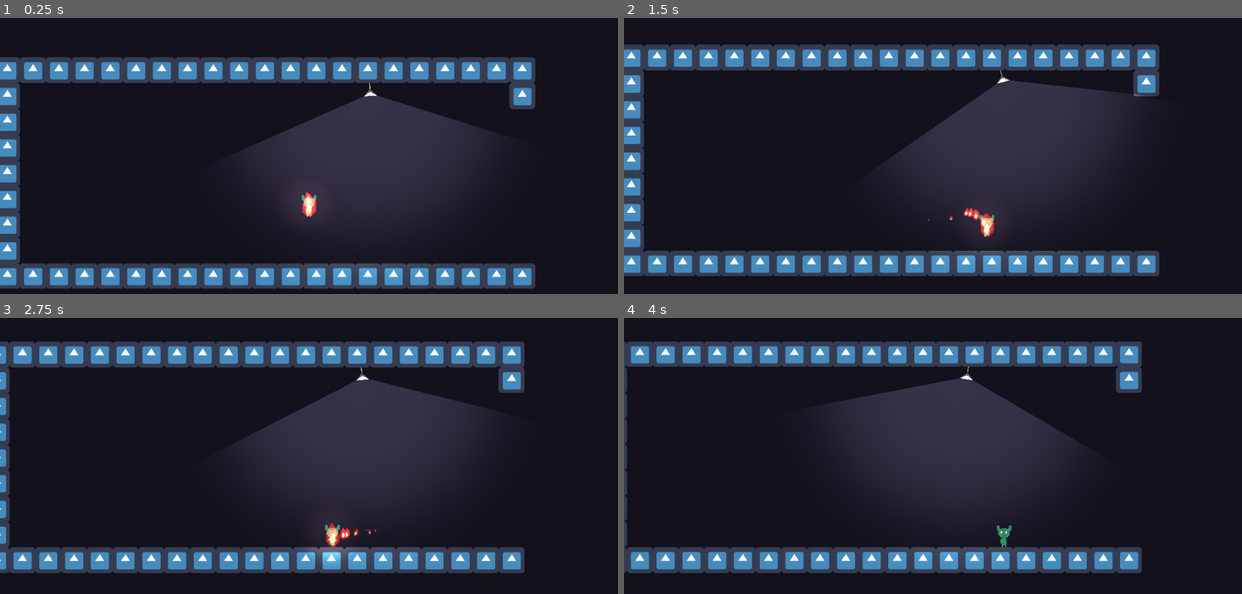
Above: before the commit, frames 1-4 (two rows, left to right).
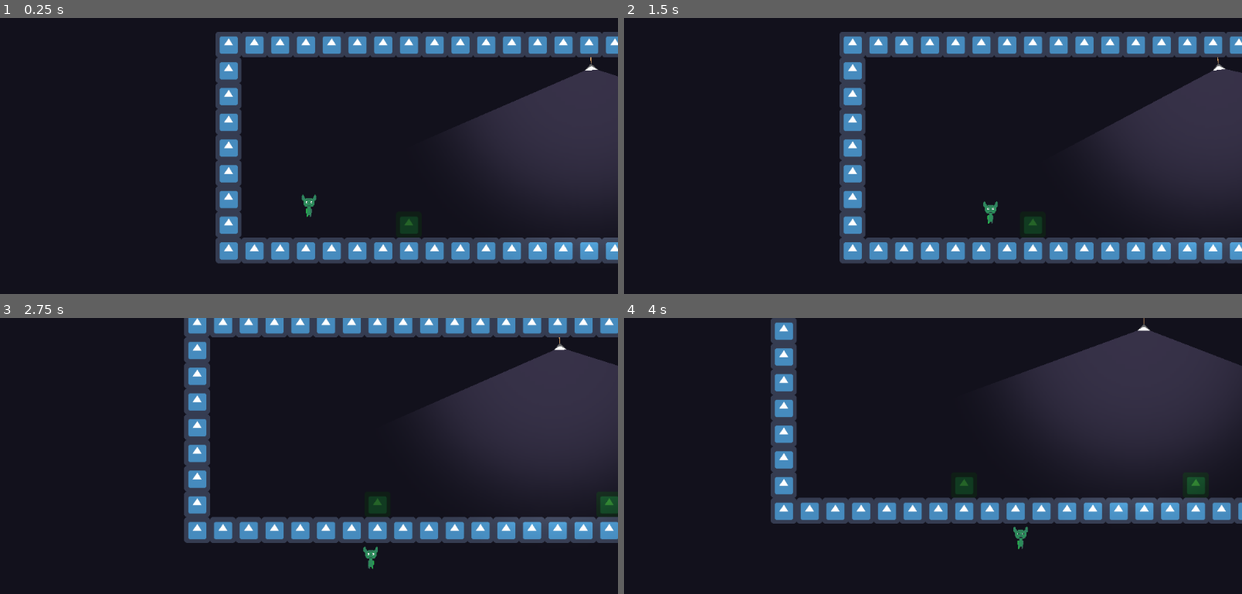
Above: after the commit, the same moments.

Repository: totalfreak/Nightmare-hotel
Game: Godot game, scene res://Scenes/Worlds/Main.tscn
Two runs of this game, one before a commit and one after it. Both use one fixed random seed, a clock stepped at 60 frames per second and the inputs below. The engine's default icon, where the game draws it, is replaced by a stand-in: a white triangle on a blue panel in a dark square.
Inputs (mouse positions are in pixels of both pictures, inside the frame that each line leads up to):
- Up to frame 1 (0.25 s): no input
- Up to frame 2 (1.5 s): move the mouse to (1068, 180) at 0.52 s; hold Right (ui_right) from 0.53 s (still down); tap E (interact, bound only after the commit) at 0.6, 1.35 s; tap Space (Jump) at 0.77 s; move the mouse to (809, 216) at 1.27 s
- Up to frame 3 (2.75 s): tap Space (Jump) at 1.52 s; move the mouse to (370, 420) at 2.02 s; release Right (ui_right) at 2.03 s; hold Left (ui_left) from 2.03 s (still down); tap E (interact, bound only after the commit) at 2.1 s
- Up to frame 4 (4 s): move the mouse to (902, 571) at 2.77 s; release Left (ui_left) at 2.78 s; hold Right (ui_right) from 2.78 s (still down); tap E (interact, bound only after the commit) at 2.85, 3.6 s; tap Space (Jump) at 3.02, 3.77 s; move the mouse to (1118, 552) at 3.52 s

The runs differ from the first frame. In frame 1, 51% of the frame differs, in the area x 0-100%, y 5-99%; in frame 2, 45%; in frame 3, 49%; in frame 4, 46%.

Commit message:
Added ventilation start

Diff:
--- a/Scenes/Lights/Ceiling Lamp.tscn
+++ b/Scenes/Lights/Ceiling Lamp.tscn
@@ -2,7 +2,10 @@
 
 [ext_resource path="res://assets/sprites/Lights/Ceiling Lamp.png" type="Texture" id=1]
 [ext_resource path="res://assets/sprites/Lights/spot.png" type="Texture" id=2]
-[ext_resource path="res://Scenes/Worlds/LightChecker.gd" type="Script" id=3]
+[ext_resource path="res://Scripts/LightChecker.gd" type="Script" id=3]
+
+
+
 
 [sub_resource type="OccluderPolygon2D" id=3]
 
--- a/Scenes/Worlds/Main.tscn
+++ b/Scenes/Worlds/Main.tscn
@@ -1,164 +1,56 @@
 [gd_scene load_steps=8 format=2]
 
 [ext_resource path="res://Scenes/Player/Player.tscn" type="PackedScene" id=1]
-[ext_resource path="res://icon.png" type="Texture" id=2]
-[ext_resource path="res://Scenes/VFX/Torch.tscn" type="PackedScene" id=3]
-[ext_resource path="res://Scenes/Lights/Ceiling Lamp.tscn" type="PackedScene" id=4]
-[ext_resource path="res://Tilesets/SolidTemp.tres" type="TileSet" id=5]
+[ext_resource path="res://Scenes/VFX/Torch.tscn" type="PackedScene" id=2]
+[ext_resource path="res://Scenes/Lights/Ceiling Lamp.tscn" type="PackedScene" id=3]
+[ext_resource path="res://Tilesets/SolidTemp.tres" type="TileSet" id=4]
+[ext_resource path="res://icon.png" type="Texture" id=5]
+[ext_resource path="res://Scripts/Ventilation.gd" type="Script" id=6]
 
 [sub_resource type="RectangleShape2D" id=1]
 
 custom_solver_bias = 0.0
 extents = Vector2( 32, 32 )
 
-[sub_resource type="OccluderPolygon2D" id=2]
-
-closed = true
-cull_mode = 2
-polygon = PoolVector2Array( -32, -32, 32, -32, 32, 32, -32, 32 )
-
 [node name="Main" type="Node2D" index="0"]
 
 [node name="Player" parent="." index="0" instance=ExtResource( 1 )]
 
 editor/display_folded = true
-position = Vector2( 462, 224 )
+position = Vector2( -88, 288 )
+collision_layer = 3
 _sections_unfolded = [ "Collision", "Pickable", "Transform", "collision" ]
 
-[node name="RigidBody" type="RigidBody2D" parent="." index="1"]
+[node name="Fire" parent="Player" index="3"]
 
-editor/display_folded = true
-visible = false
-position = Vector2( 672, 200 )
-input_pickable = false
-collision_layer = 1
-collision_mask = 1
-mode = 0
-mass = 5.0
-friction = 1.0
-bounce = 0.0
-gravity_scale = 1.0
-custom_integrator = false
-continuous_cd = 0
-contacts_reported = 0
-contact_monitor = false
-sleeping = false
-can_sleep = true
-linear_velocity = Vector2( 0, 0 )
-linear_damp = -1.0
-angular_velocity = 0.0
-angular_damp = -1.0
+frame = 0
 
-[node name="CollisionShape2D" type="CollisionShape2D" parent="RigidBody" index="0"]
-
-shape = SubResource( 1 )
-
-[node name="Block11" type="Sprite" parent="RigidBody" index="1"]
-
-texture = ExtResource( 2 )
-
-[node name="LightOccluder2D" type="LightOccluder2D" parent="RigidBody/Block11" index="0"]
-
-occluder = SubResource( 2 )
-light_mask = 1
-
-[node name="RigidBody2" type="RigidBody2D" parent="." index="2"]
-
-editor/display_folded = true
-visible = false
-position = Vector2( 96, 320 )
-input_pickable = false
-collision_layer = 1
-collision_mask = 1
-mode = 0
-mass = 50.0
-friction = 1.0
-bounce = 0.0
-gravity_scale = 1.0
-custom_integrator = false
-continuous_cd = 0
-contacts_reported = 0
-contact_monitor = false
-sleeping = false
-can_sleep = true
-linear_velocity = Vector2( 0, 0 )
-linear_damp = -1.0
-angular_velocity = 0.0
-angular_damp = -1.0
-
-[node name="CollisionShape2D" type="CollisionShape2D" parent="RigidBody2" index="0"]
-
-shape = SubResource( 1 )
-
-[node name="Block11" type="Sprite" parent="RigidBody2" index="1"]
-
-texture = ExtResource( 2 )
-
-[node name="LightOccluder2D" type="LightOccluder2D" parent="RigidBody2/Block11" index="0"]
-
-occluder = SubResource( 2 )
-light_mask = 1
-
-[node name="RigidBody3" type="RigidBody2D" parent="." index="3"]
-
-editor/display_folded = true
-visible = false
-position = Vector2( 96, 256 )
-input_pickable = false
-collision_layer = 1
-collision_mask = 1
-mode = 0
-mass = 50.0
-friction = 1.0
-bounce = 0.0
-gravity_scale = 1.0
-custom_integrator = false
-continuous_cd = 0
-contacts_reported = 0
-contact_monitor = false
-sleeping = false
-can_sleep = true
-linear_velocity = Vector2( 0, 0 )
-linear_damp = -1.0
-angular_velocity = 0.0
-angular_damp = -1.0
-
-[node name="CollisionShape2D" type="CollisionShape2D" parent="RigidBody3" index="0"]
-
-shape = SubResource( 1 )
-
-[node name="Block11" type="Sprite" parent="RigidBody3" index="1"]
-
-texture = ExtResource( 2 )
-
-[node name="LightOccluder2D" type="LightOccluder2D" parent="RigidBody3/Block11" index="0"]
-
-occluder = SubResource( 2 )
-light_mask = 1
-
-[node name="Torch2" parent="." index="4" instance=ExtResource( 3 )]
+[node name="Torch2" parent="." index="1" instance=ExtResource( 2 )]
 
 editor/display_folded = true
 visible = false
 position = Vector2( 728, 320 )
 
-[node name="CanvasModulate" type="CanvasModulate" parent="." index="5"]
+[node name="CanvasModulate" type="CanvasModulate" parent="." index="2"]
 
 visible = false
 color = Color( 0.339844, 0.339844, 0.339844, 1 )
 
-[node name="Ceiling Lamp" parent="." index="6" instance=ExtResource( 4 )]
+[node name="Ceiling Lamp" parent="." index="3" instance=ExtResource( 3 )]
 
+editor/display_folded = false
 position = Vector2( 608, -48 )
 
 [node name="Ceiling Lamp" parent="Ceiling Lamp" index="0"]
 
+can_sleep = true
 linear_velocity = Vector2( 25, 0 )
+linear_damp = 1.0
 
-[node name="TileMap" type="TileMap" parent="." index="7"]
+[node name="TileMap" type="TileMap" parent="." index="4"]
 
 mode = 0
-tile_set = ExtResource( 5 )
+tile_set = ExtResource( 4 )
 cell_size = Vector2( 64, 64 )
 cell_quadrant_size = 16
 cell_custom_transform = Transform2D( 1, 0, 0, 1, 0, 0 )
@@ -175,6 +67,111 @@
 format = 1
 tile_data = PoolIntArray( -65541, 0, 0, -65540, 0, 0, -65539, 0, 0, -65538, 0, 0, -65537, 0, 0, -131072, 0, 0, -131071, …(618 unchanged characters)…
 
+[node name="Ventilation" type="Node2D" parent="." index="5"]
+
+position = Vector2( 160, 352 )
+z_index = -2
+_sections_unfolded = [ "Z Index" ]
+
+[node name="Vent" type="Sprite" parent="Ventilation" index="0"]
+
+modulate = Color( 0.223038, 0.734375, 0.206543, 0.490196 )
+texture = ExtResource( 5 )
+_sections_unfolded = [ "Visibility" ]
+
+[node name="Vent Area2D" type="Area2D" parent="Ventilation/Vent" index="0"]
+
+input_pickable = true
+gravity_vec = Vector2( 0, 1 )
+gravity = 98.0
+linear_damp = 0.1
+angular_damp = 1.0
+audio_bus_override = false
+audio_bus_name = "Master"
+script = ExtResource( 6 )
+
+[node name="CollisionShape2D" type="CollisionShape2D" parent="Ventilation/Vent/Vent Area2D" index="0"]
+
+shape = SubResource( 1 )
+
+[node name="EnterPosition" type="Position2D" parent="Ventilation/Vent/Vent Area2D" index="1"]
+
+position = Vector2( 0, 64 )
+
+[node name="ExitPosition" type="Position2D" parent="Ventilation/Vent/Vent Area2D" index="2"]
+
+[node name="Vent2" type="Sprite" parent="Ventilation" index="1"]
+
+modulate = Color( 0.223038, 0.734375, 0.206543, 0.490196 )
+position = Vector2( 576, 0 )
+texture = ExtResource( 5 )
+_sections_unfolded = [ "Visibility" ]
+
+[node name="Vent Area2D" type="Area2D" parent="Ventilation/Vent2" index="0"]
+
+input_pickable = true
+gravity_vec = Vector2( 0, 1 )
+gravity = 98.0
+linear_damp = 0.1
+angular_damp = 1.0
+audio_bus_override = false
+audio_bus_name = "Master"
+script = ExtResource( 6 )
+
+[node name="CollisionShape2D" type="CollisionShape2D" parent="Ventilation/Vent2/Vent Area2D" index="0"]
+
+shape = SubResource( 1 )
+
+[node name="EnterPosition" type="Position2D" parent="Ventilation/Vent2/Vent Area2D" index="1"]
+
+position = Vector2( 0, 64 )
+
+[node name="ExitPosition" type="Position2D" parent="Ventilation/Vent2/Vent Area2D" index="2"]
+
+[node name="Outer Collider" type="StaticBody2D" parent="Ventilation" index="2"]
+
+editor/display_folded = true
+position = Vector2( 576, 0 )
+input_pickable = false
+collision_layer = 8
+collision_mask = 8
+constant_linear_velocity = Vector2( 0, 0 )
+constant_angular_velocity = 0.0
+friction = 1.0
+bounce = 0.0
+_sections_unfolded = [ "Collision" ]
+
+[node name="CollisionPolygon2D" type="CollisionPolygon2D" parent="Ventilation/Outer Collider" index="0"]
+
+position = Vector2( -576, 0 )
+build_mode = 0
+polygon = PoolVector2Array( 608, 32, 608, 160, -32, 160, -32, 32, -64, 32, -64, 192, 640, 192, 640, 32 )
+
+[node name="Inner Collider" type="StaticBody2D" parent="Ventilation" index="3"]
+
+editor/display_folded = true
+input_pickable = false
+collision_layer = 8
+collision_mask = 8
+constant_linear_velocity = Vector2( 0, 0 )
+constant_angular_velocity = 0.0
+friction = 1.0
+bounce = 0.0
+_sections_unfolded = [ "Collision" ]
+
+[node name="CollisionPolygon2D2" type="CollisionPolygon2D" parent="Ventilation/Inner Collider" index="0"]
+
+build_mode = 0
+polygon = PoolVector2Array( 32, 32, 32, 96, 544, 96, 544, 32, 512, 32, 512, 64, 64, 64, 64, 32 )
+
+[connection signal="body_entered" from="Ventilation/Vent/Vent Area2D" to="Ventilation/Vent/Vent Area2D" method="_on_Vent_Area2D_body_entered"]
+
+[connection signal="body_exited" from="Ventilation/Vent/Vent Area2D" to="Ventilation/Vent/Vent Area2D" method="_on_Vent_Area2D_body_exited"]
+
+[connection signal="body_entered" from="Ventilation/Vent2/Vent Area2D" to="Ventilation/Vent2/Vent Area2D" method="_on_Vent_Area2D_body_entered"]
+
+[connection signal="body_exited" from="Ventilation/Vent2/Vent Area2D" to="Ventilation/Vent2/Vent Area2D" method="_on_Vent_Area2D_body_exited"]
+
 
 [editable path="Player"]
 [editable path="Ceiling Lamp"]
--- a/Scenes/Worlds/Rooms/Kitchen.tscn
+++ b/Scenes/Worlds/Rooms/Kitchen.tscn
@@ -2,7 +2,7 @@
 
 [ext_resource path="res://Tilesets/SolidTemp.tres" type="TileSet" id=1]
 
-[node name="Kitchen" type="Node2D" index="0"]
+[node name="Kitchen" type="Node2D"]
 
 [node name="TileMap" type="TileMap" parent="." index="0"]
 
--- a/Scripts/Globals.gd
+++ b/Scripts/Globals.gd
@@ -34,7 +34,23 @@
 			#print(result.position.distance_to(position))
 			return result
 
+func enter_ventilation(enter_pos):
+	# Disabling the normal collision and mask to only be physics with vent
+	player.set_collision_layer_bit(0, false)
+	player.set_collision_mask_bit(0, false)
+	player.set_collision_layer_bit(3, true)
+	player.set_collision_mask_bit(3, true)
+	player.global_position = enter_pos
+	player.inside_vent = true
 
+func exit_ventilation(exit_pos):
+	# Applying the normal collision layer and mask
+	player.set_collision_layer_bit(0, true)
+	player.set_collision_mask_bit(0, true)
+	player.set_collision_layer_bit(3, false)
+	player.set_collision_mask_bit(3, false)
+	player.global_position = exit_pos
+	player.inside_vent = false
 
 func _Change_Scene(var newScene):
 	get_tree().change_scene(newScene)
--- a/Scripts/Player.gd
+++ b/Scripts/Player.gd
@@ -8,6 +8,7 @@
 var jumping = false
 var stopping_jump = false
 var shooting = false
+var inside_vent = false
 
 var WALK_ACCEL = 2000.0
 var WALK_DEACCEL = 2000.0
--- /dev/null
+++ b/Scripts/Ventilation.gd
@@ -0,0 +1,30 @@
+extends Area2D
+
+var enter_pos
+var exit_pos
+
+var canToggleVentilation = false
+
+func _ready():
+	enter_pos = $EnterPosition
+	exit_pos = $ExitPosition
+	pass
+
+func _process(delta):
+	# If interact is pressed, and is standing on a vent
+	if Input.is_action_just_pressed("interact") and canToggleVentilation:
+		# Checking if player is inside or outside vent
+		if Globals.player.inside_vent:
+			Globals.exit_ventilation(exit_pos.global_position)
+		else:
+			Globals.enter_ventilation(enter_pos.global_position)
+
+# Vent area2D entered
+func _on_Vent_Area2D_body_entered(body):
+	if body == Globals.player and not canToggleVentilation:
+		canToggleVentilation = true
+
+# Vent area2D exitted
+func _on_Vent_Area2D_body_exited(body):
+	if body == Globals.player and canToggleVentilation:
+		canToggleVentilation = false
--- a/project.godot
+++ b/project.godot
@@ -40,6 +40,15 @@
 , Object(InputEventKey,"resource_local_to_scene":false,"resource_name":"","device":0,"alt":false,"shift":false,"control":false,"meta":false,"command":false,"pressed":false,"scancode":16777232,"unicode":0,"echo":false,"script":null)
 , Object(InputEventKey,"resource_local_to_scene":false,"resource_name":"","device":0,"alt":false,"shift":false,"control":false,"meta":false,"command":false,"pressed":false,"scancode":87,"unicode":0,"echo":false,"script":null)
  ]
+interact=[ Object(InputEventKey,"resource_local_to_scene":false,"resource_name":"","device":0,"alt":false,"shift":false,"control":false,"meta":false,"command":false,"pressed":false,"scancode":69,"unicode":0,"echo":false,"script":null)
+ ]
+
+[layer_names]
+
+2d_physics/layer_1="All"
+2d_physics/layer_2="Player"
+2d_physics/layer_3="NPC"
+2d_physics/layer_4="Ventilation"
 
 [physics]
 
Renamed: Scenes/Worlds/LightChecker.gd -> Scripts/LightChecker.gd
Binary file added: assets/sprites/Furniture/Table.png
Not shown, added: assets/sprites/Furniture/Table.png.import
